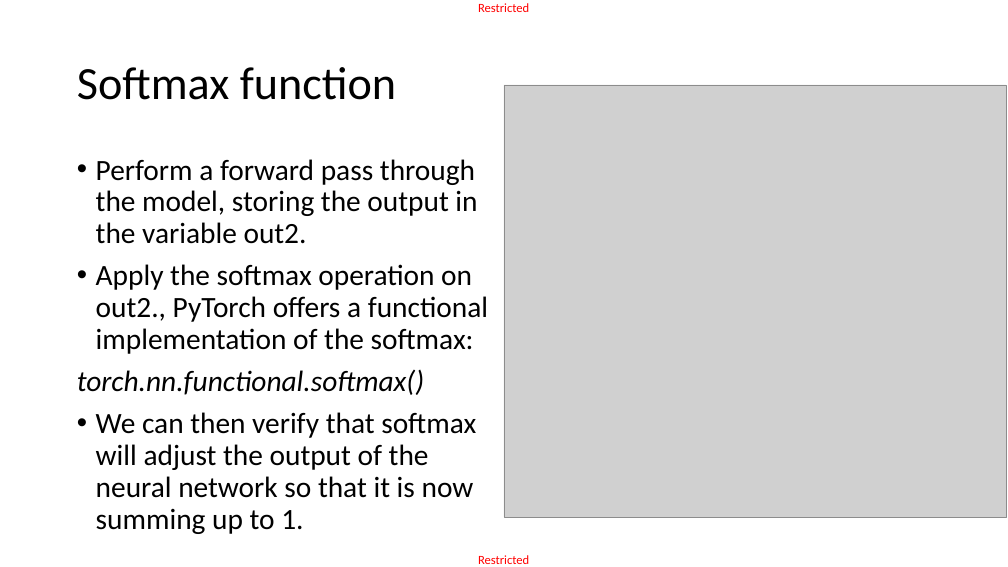
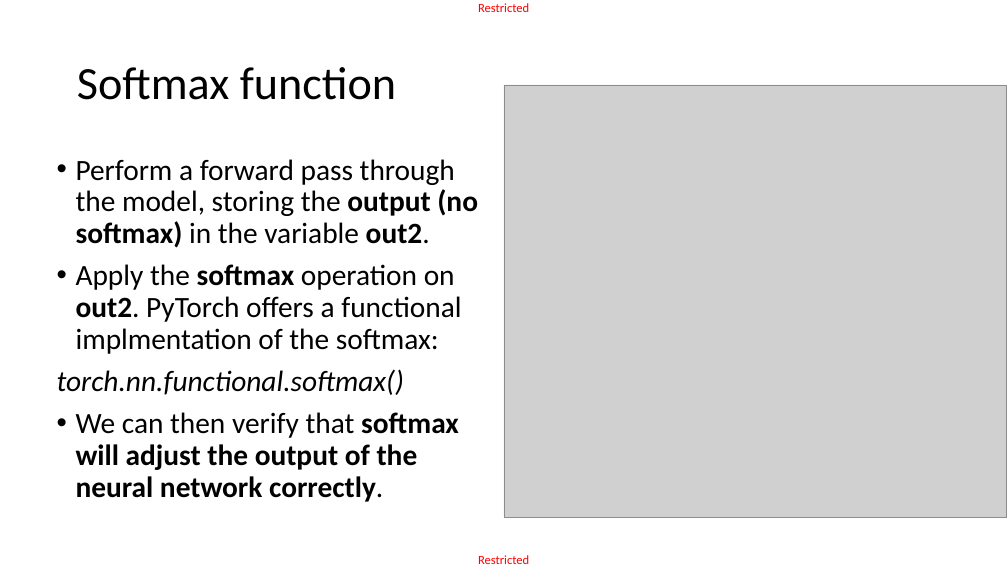
Before and after one commit to matthieudemari/SUTD_DL_50_039, a slide deck: slide 34 of W3/3. W3S3 final/W3S3.pptx (slide 33 before the commit). Drawn at 1008x567 pixels with LibreOffice and Linux fonts; fonts in the diff are those of the drawing; grey boxes stand for pictures. Boxes give left, top, right and bottom in pixels: in the first picture for what was removed or moved away, otherwise in the second. Text is boxed around its words. In the diff, an @@ line names an element or a change of style, - is before the commit and + after.

```diff
--- a/W3/3. W3S3 final/W3S3.pptx
+++ b/W3/3. W3S3 final/W3S3.pptx
@@ text "Perform a forward pass through ...": place and size @@
-text "Perform a forward pass through ..." at box(77, 159, 488, 534)
+text "Perform a forward pass through ..." at box(57, 159, 478, 502)
@@ text at box(76, 159, 478, 354): text changed @@
-• Perform a forward pass through the model, storing the output in the variable out2.
-• Apply the softmax operation on out2., PyTorch offers a functional implementation of the softmax:
+• Perform a forward pass through the model, storing the output (no softmax) in the variable out2.
+• Apply the softmax operation on out2. PyTorch offers a functional implmentation of the softmax:
@@ text at box(76, 412, 459, 502): text changed; bold on @@
-• We can then verify that softmax will adjust the output of the neural network so that it is now summing up to 1.
+• We can then verify that softmax will adjust the output of the neural network correctly.
```
Also in this commit, not shown: 11 other slides changed, 4 slides added, 7 other files.
